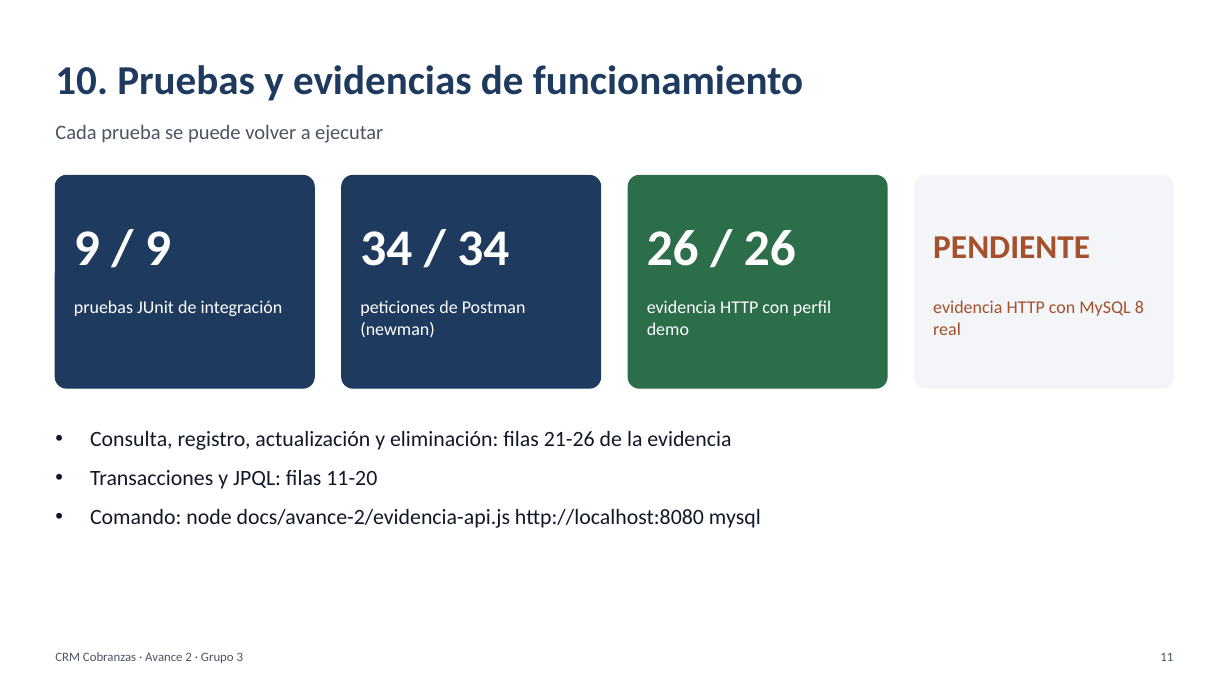
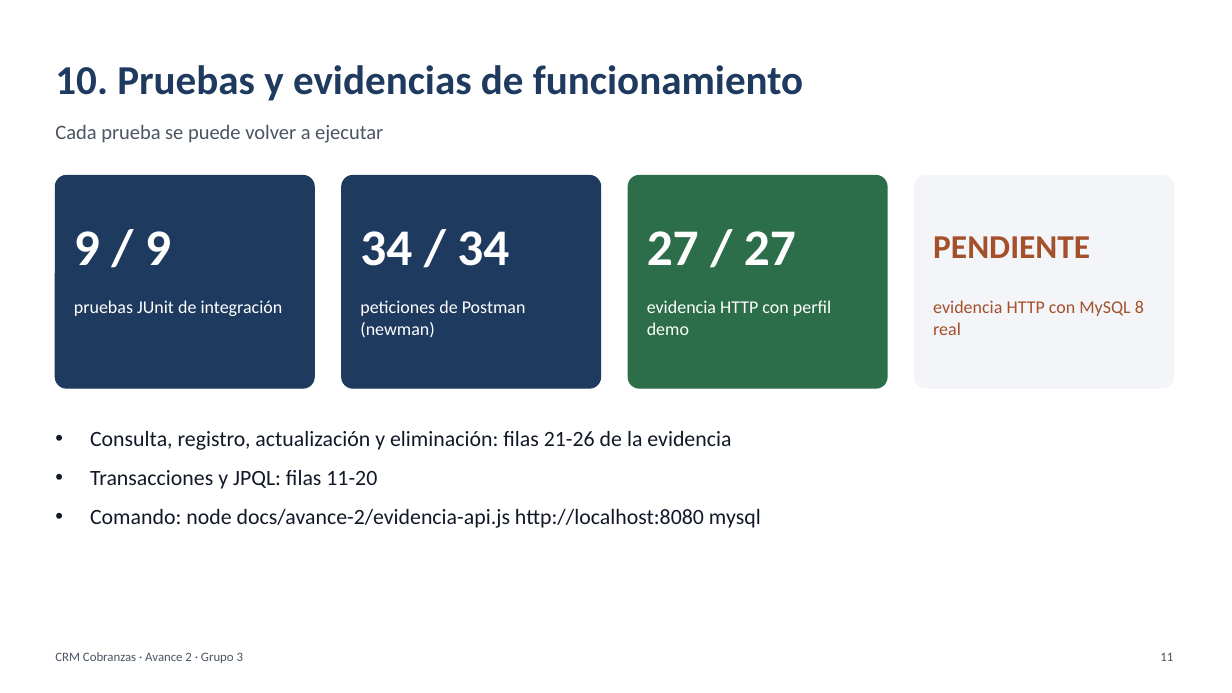
Before and after one commit to PaoloPelaezVillanueva/web, a slide deck: slide 11 of docs/avance-2/Presentacion_Avance_2_CRM_Cobranzas.pptx. Drawn at 1232x693 pixels with LibreOffice and Linux fonts; fonts in the diff are those of the drawing. Boxes give left, top, right and bottom in pixels: in the first picture for what was removed or moved away, otherwise in the second. Text is boxed around its words. In the diff, an @@ line names an element or a change of style, - is before the commit and + after.

Commit message:
Informe y presentacion: consultas con entrada y resultado, codigo real y evidencia de agenda
- Seccion 7: cada consulta y transaccion muestra datos de entrada y resultado.
- Anexo C: texto JPQL leido directamente de los repositorios.
- Evidencia 27 de 27 (demo) incluye la agenda de promesas.

```diff
--- a/docs/avance-2/Presentacion_Avance_2_CRM_Cobranzas.pptx
+++ b/docs/avance-2/Presentacion_Avance_2_CRM_Cobranzas.pptx
@@ text at (647,231,796,265): text changed @@
-26 / 26
+27 / 27
```
Also in this commit, not shown: 1 other file.
